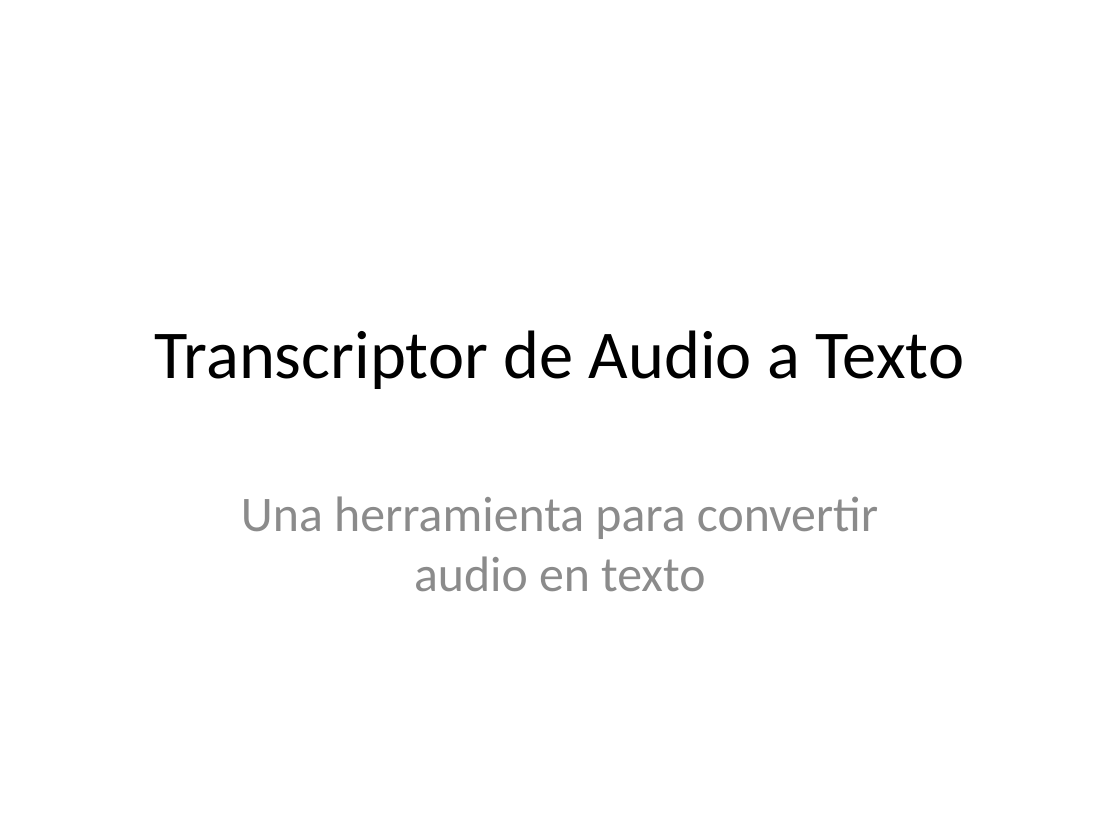
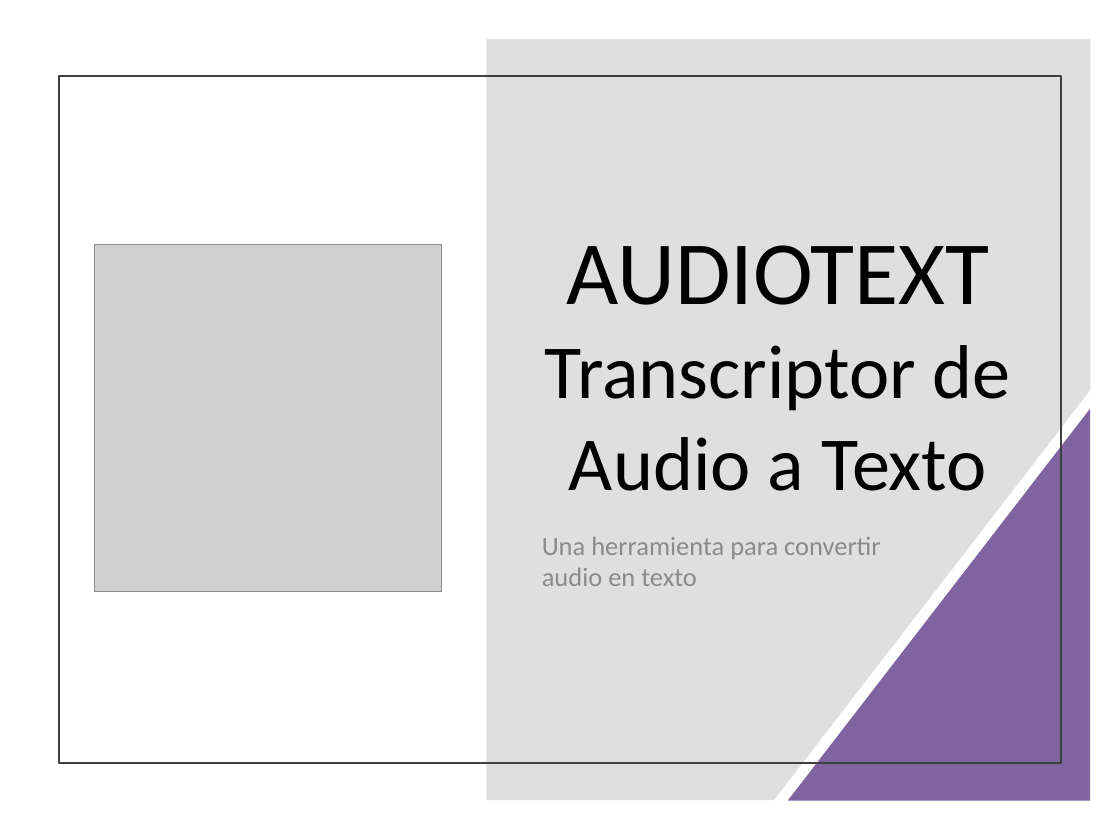
Before and after one commit to jonatha1992/Transcriptor, a slide deck: slide 1 of Presentacion_Transcriptor.pptx. Drawn at 1120x840 pixels with LibreOffice and Linux fonts; fonts in the diff are those of the drawing; grey boxes stand for pictures. Boxes give left, top, right and bottom in pixels: in the first picture for what was removed or moved away, otherwise in the second. Text is boxed around its words. In the diff, an @@ line names an element or a change of style, - is before the commit and + after.

```diff
--- a/Presentacion_Transcriptor.pptx
+++ b/Presentacion_Transcriptor.pptx
@@ freeform shape added at [486, 39, 1090, 800], fill #808080 at 25% opacity @@
@@ rectangle added at [59, 76, 1061, 763], outline #404040 1.5 pt @@
@@ title "AUDIOTEXT Transcriptor de Audio a ..." at [545, 245, 1011, 491]: vertical alignment middle to bottom @@
@@ picture added at [95, 244, 442, 591] @@
@@ title at [545, 245, 1011, 491]: text changed; size 44 to 49 pt @@
-Transcriptor de Audio a Texto
+AUDIOTEXT
+Transcriptor de Audio a Texto
@@ right triangle added at [787, 409, 1090, 801], fill #8064A2 @@
@@ subtitle "Una herramienta para convertir audio ...": place and size @@
-subtitle "Una herramienta para convertir audio ..." at [241, 496, 878, 591]
+subtitle "Una herramienta para convertir audio ..." at [542, 537, 881, 586]
@@ subtitle "Una herramienta para convertir audio ..." at [542, 537, 881, 586]: size 32 to 17 pt; alignment centre to left; less space between paragraphs @@
```
Also in this commit, not shown: 7 other slides changed, 9 other files.
